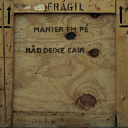
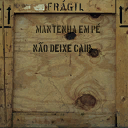
The second 128px x 128px image is a revision of the first. Changes to its layers:
removed layer "Camada 1 cópia" over [25, 23, 89, 55]
added group "caixa" with 4 layers above "woodcrate001a" over [25, 2, 116, 60]
added layer "mantenha em pe" (80%) in group "caixa" over [36, 25, 100, 33]
added layer "nao deixe cair" (80%) in group "caixa" over [33, 23, 100, 52]
moved "Camada 1" into group "caixa", painted on it over [25, 2, 88, 54]
added layer "woodcrate001a" (1st of 2, in "caixa") in group "caixa" over [25, 2, 116, 60]
showed "woodcrate001a" (2nd of 2) over [25, 2, 116, 60]
removed layer "Plano de Fundo" over [25, 2, 116, 60]
